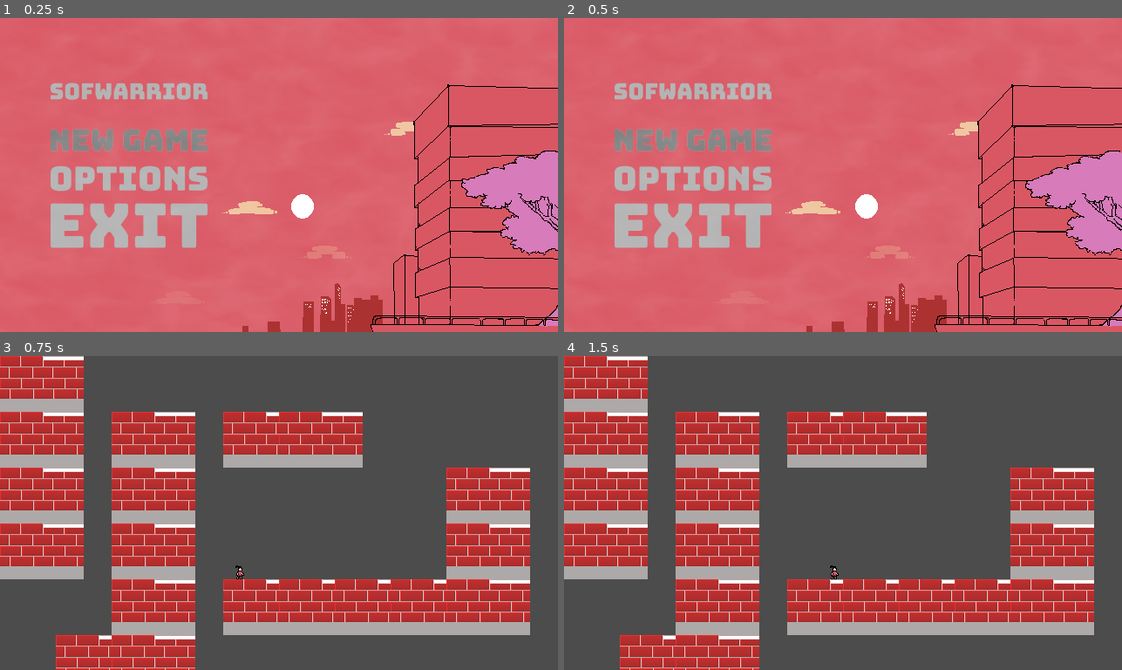
Above: before the commit, frames 1-4 (two rows, left to right).
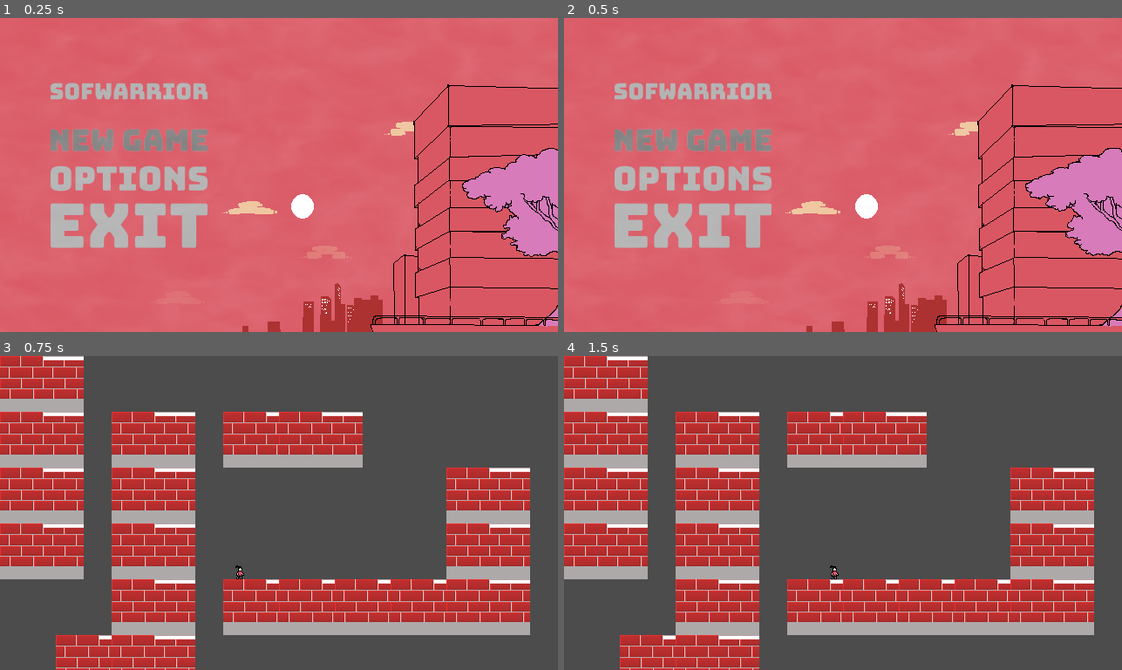
Above: after the commit, the same moments.

Repository: marcelo-lemos/Softwarrior
Game: Godot game, scene res://Nodes/UI/TitleScreen.tscn
Same seed, same stepped clock (60 frames per second), same inputs: the game is played once before the commit and once after it. The engine's default icon, where the game draws it, is replaced by a stand-in: a white triangle on a blue panel in a dark square.
Inputs (mouse positions are in pixels of both pictures, inside the frame that each line leads up to):
- Up to frame 1 (0.25 s): no input
- Up to frame 2 (0.5 s): no input
- Up to frame 3 (0.75 s): click (128, 478) at 0.5 s
- Up to frame 4 (1.5 s): tap Enter (ui_accept) at 1.25 s; hold Right (ui_right) from 1.28 s (still down)

The runs differ from the first frame. In frame 1, 0.5% of the frame differs, in the area x 82-100%, y 41-77%; in frame 2, 0.5%; in frame 3, nothing differs; in frame 4, nothing differs.

Commit message:
Add music to title screen

Diff:
--- /dev/null
+++ b/game/Nodes/UI/TextureButton.gd
@@ -0,0 +1,14 @@
+extends TextureButton
+
+# Declare member variables here. Examples:
+# var a = 2
+# var b = "text"
+
+# Called when the node enters the scene tree for the first time.
+func _ready():
+	pass # Replace with function body.
+
+# Called every frame. 'delta' is the elapsed time since the previous frame.
+func _process(delta):
+	if is_hovered():
+		grab_focus()
--- a/game/Nodes/UI/TitleScreen.tscn
+++ b/game/Nodes/UI/TitleScreen.tscn
@@ -24,6 +24,7 @@
 [ext_resource path="res://Assets/Sprites/exit-button.png" type="Texture" id=22]
 [ext_resource path="res://Assets/Sprites/exit-hover.png" type="Texture" id=23]
 [ext_resource path="res://Assets/Sprites/StartMenu/pixil-frame-0.png" type="Texture" id=24]
+[ext_resource path="res://Assets/Music/Hazy Afternoons.ogg" type="AudioStream" id=25]
 
 [sub_resource type="SpriteFrames" id=1]
 animations = [ {
@@ -97,7 +98,7 @@
 [node name="Arvore" type="AnimatedSprite" parent="."]
 z_index = 3
 frames = SubResource( 1 )
-frame = 3
+frame = 1
 playing = true
 centered = false
 
@@ -195,5 +196,10 @@
 tangential_accel = 1.9
 tangential_accel_random = 1.0
 angle_random = 0.2
+
+[node name="AudioStreamPlayer" type="AudioStreamPlayer" parent="."]
+stream = ExtResource( 25 )
+autoplay = true
+
 [connection signal="pressed" from="MarginContainer/VBoxContainer/VBoxContainer/TextureButton" to="." method="_on_TextureButton_pressed"]
 [connection signal="pressed" from="MarginContainer/VBoxContainer/VBoxContainer/TextureButton3" to="." method="_on_TextureButton3_pressed"]
Not shown, added: game/Assets/Music/Hazy Afternoons.ogg.import
Not shown: 1 places in game/Nodes/UI/TitleScreen.tscn that only renumber resources
Not shown, added: game/Assets/Music/Hazy Afternoons.ogg
